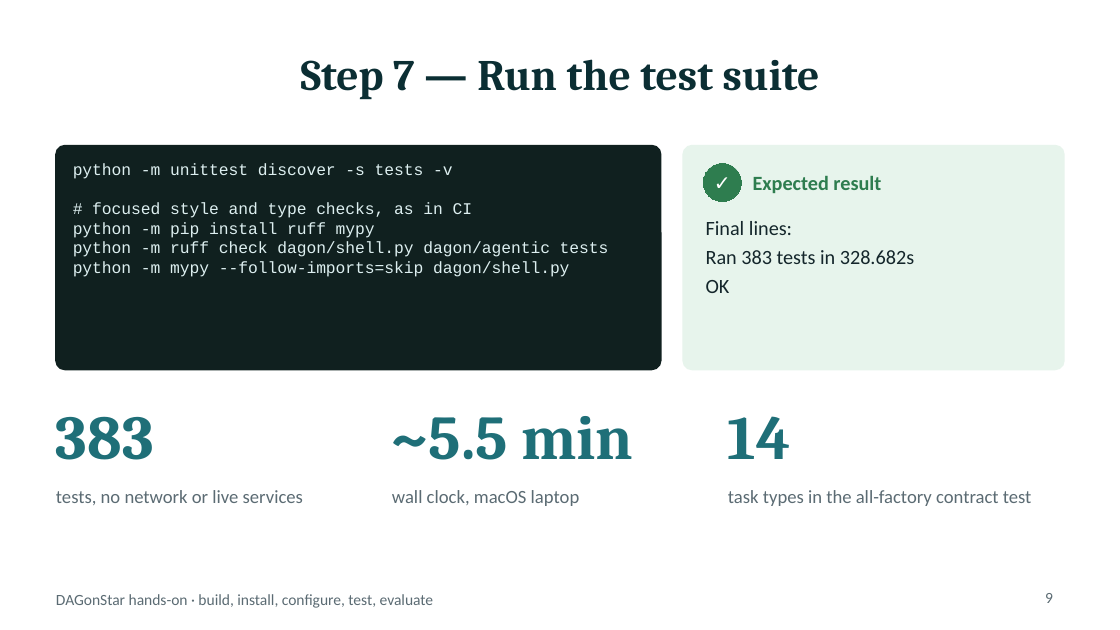
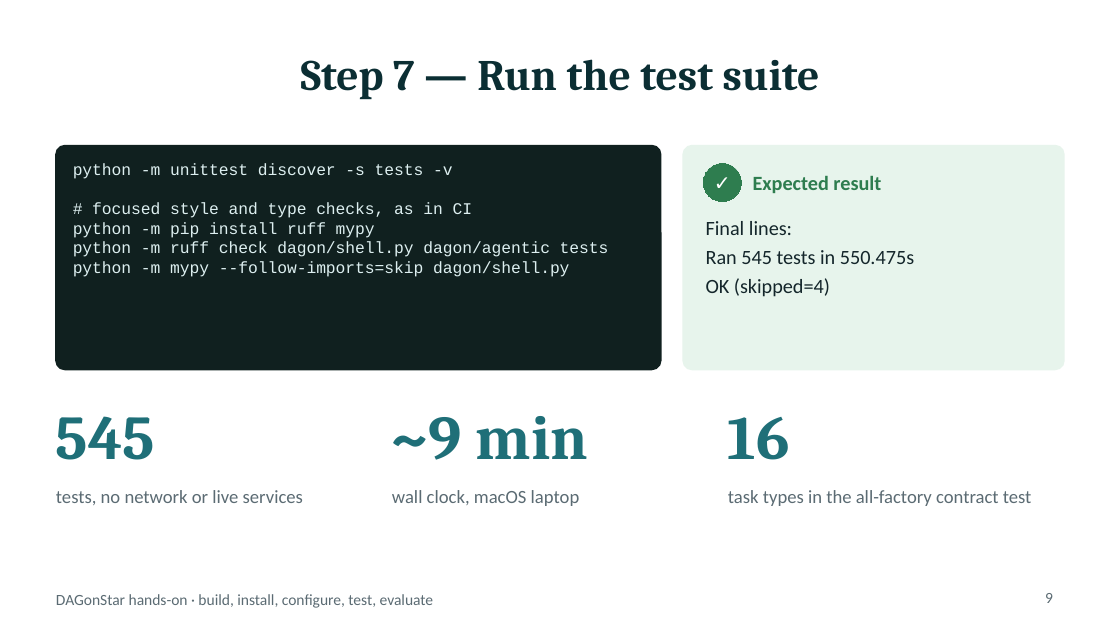
Before and after one commit to DagOnStar/dagonstar, a slide deck: slide 9 of docs/presentations/dagonstar_tutorial.pptx. Drawn at 1120x630 pixels with LibreOffice and Linux fonts; fonts in the diff are those of the drawing. Boxes give left, top, right and bottom in pixels: in the first picture for what was removed or moved away, otherwise in the second. Text is boxed around its words. In the diff, an @@ line names an element or a change of style, - is before the commit and + after.

```diff
--- a/docs/presentations/dagonstar_tutorial.pptx
+++ b/docs/presentations/dagonstar_tutorial.pptx
@@ text at (x1=706, y1=250, x2=914, y2=297): text changed @@
-Ran 383 tests in 328.682s
-OK
+Ran 545 tests in 550.475s
+OK (skipped=4)
@@ text at (x1=56, y1=416, x2=155, y2=460): text changed @@
-383
+545
@@ text at (x1=392, y1=416, x2=588, y2=460): text changed @@
-~5.5 min
+~9 min
@@ text at (x1=728, y1=417, x2=790, y2=460): text changed @@
-14
+16
```
Also in this commit, not shown: 7 other slides changed, 6 other files.
